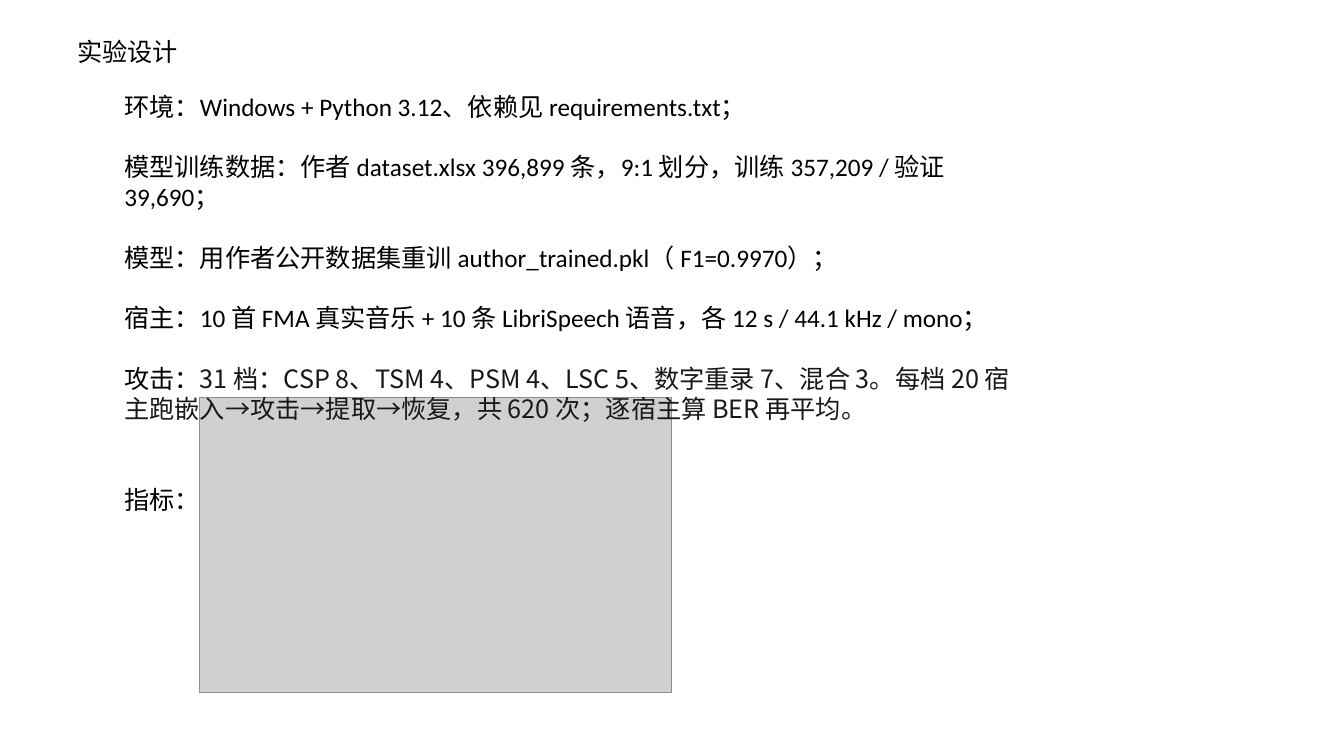
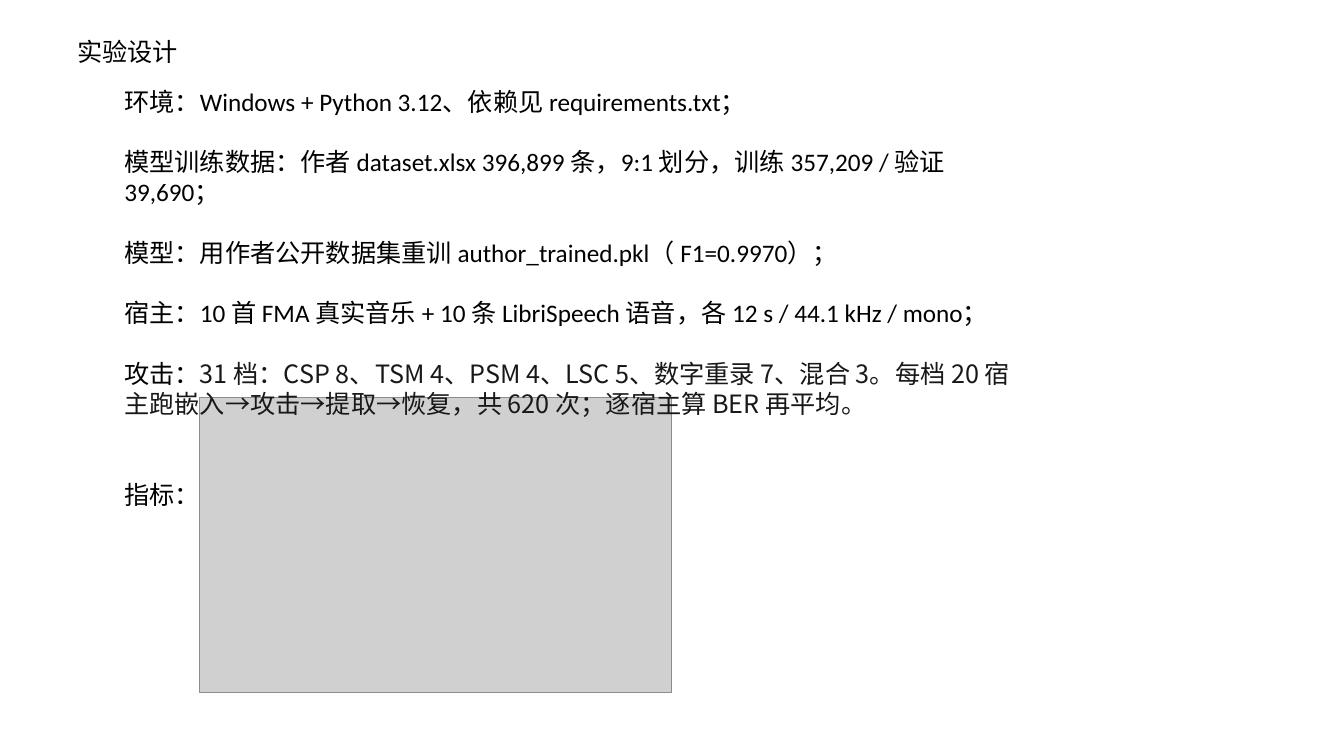
Before and after one commit to lym-lab/algorithm_research_frontend, a slide deck: slide 4 of docs/实验汇报.pptx. Drawn at 1344x756 pixels with LibreOffice and Linux fonts; fonts in the diff are those of the drawing; grey boxes stand for pictures. Boxes give left, top, right and bottom in pixels: in the first picture for what was removed or moved away, otherwise in the second. Text is boxed around its words. In the diff, an @@ line names an element or a change of style, - is before the commit and + after.

```diff
--- a/docs/实验汇报.pptx
+++ b/docs/实验汇报.pptx
@@ text "环境：Windows + Python 3.12、依赖见 requirements.txt；": place and size @@
-text "环境：Windows + Python 3.12、依赖见 requirements.txt；" at bbox=[124, 94, 1010, 515]
+text "环境：Windows + Python 3.12、依赖见 requirements.txt；" at bbox=[124, 89, 1010, 510]
```
Also in this commit, not shown: 1 other slide changed, 1 other file.
